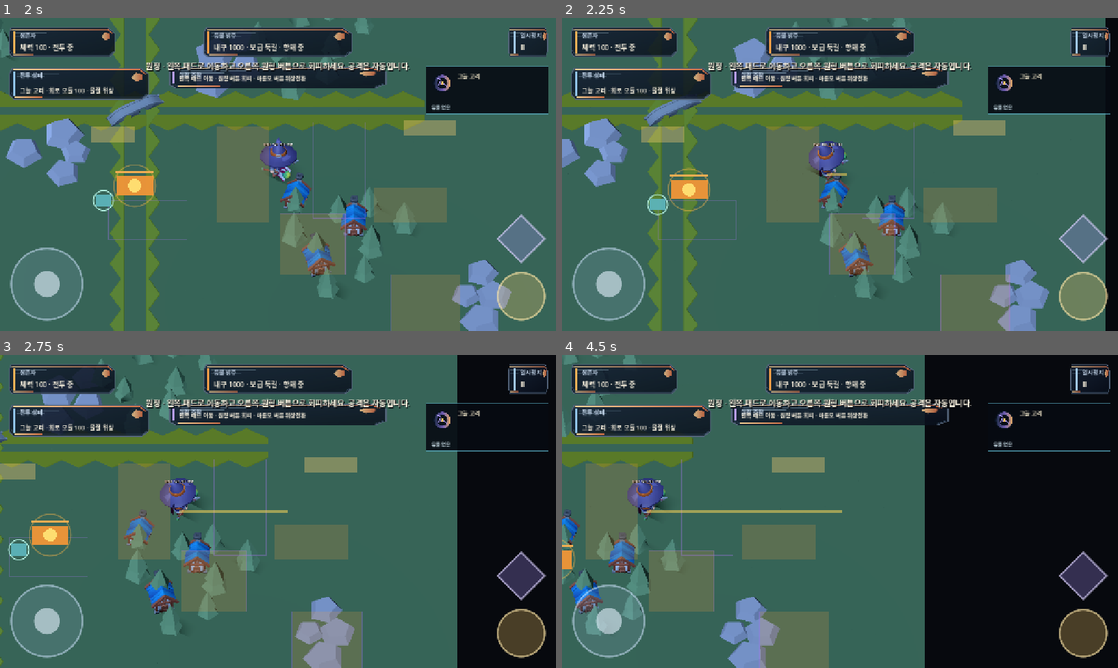
Above: before the commit, frames 1-4 (two rows, left to right).
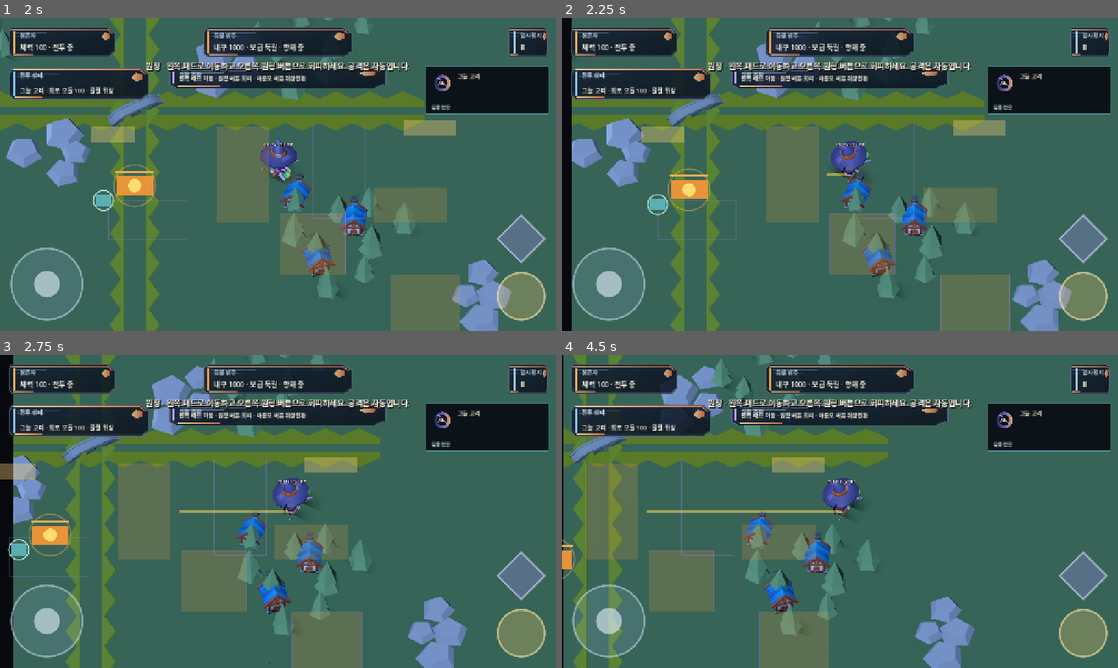
Above: after the commit, the same moments.

Repository: shaterguy/temporary-repository
Game: Godot game, scene res://game/ui/main_shell.tscn
Two runs of this game, one before a commit and one after it. Both use one fixed random seed, a clock stepped at 60 frames per second and the inputs below.
Inputs (mouse positions are in pixels of both pictures, inside the frame that each line leads up to):
- Up to frame 1 (2 s): click "슬롯 1 새 여정 시작" at 0.5 s; click "1 · 소금유리 여울 보급 둑길" at 1.25 s
- Up to frame 2 (2.25 s): tap Enter at 2 s; move the mouse to (962, 158) at 2.02 s; hold D from 2.03 s (still down); tap 1 at 2.1 s; click (962, 158) at 2.17 s
- Up to frame 3 (2.75 s): keep holding D; tap Space at 2.27 s
- Up to frame 4 (4.5 s): release D at 2.75 s; drag from (728, 527) to (812, 574) at 2.77 s; move the mouse to (895, 442) at 3.52 s; hold D 3.53-4.25 s; tap 2 at 3.6 s; drag from (812, 574) to (673, 464) at 4.27 s

Frame 1 is identical in both runs. In frame 2, 21% of the frame differs, in the area x 0-100%, y 0-100%; in frame 3, 33%; in frame 4, 44%.

Commit message:
fix: keep medieval presentation anchored during camera travel

Diff:
--- a/game/ui/main_shell_medieval_rebuild.gd
+++ b/game/ui/main_shell_medieval_rebuild.gd
@@ -53,6 +53,8 @@
     if combat_camera == null:
         return
 
+    _anchor_world_presentation_to_camera(combat_camera)
+
     var region_id := _medieval_region_id()
     var field := get_node_or_null("WorldPresentation/SubViewport/MedievalField3D")
     if field != null:
@@ -74,6 +76,13 @@
             player_canvas.visible = not expedition_active
         if encounter_canvas != null:
             encounter_canvas.visible = not expedition_active
+
+
+func _anchor_world_presentation_to_camera(combat_camera: Camera2D) -> void:
+    var world_presentation := get_node_or_null("WorldPresentation") as Control
+    if world_presentation == null:
+        return
+    world_presentation.position = combat_camera.global_position - get_viewport_rect().size * 0.5
 
 
 func _medieval_region_id() -> String:
Not shown, changed: .github/workflows/w08-integrated-play-review.yml
